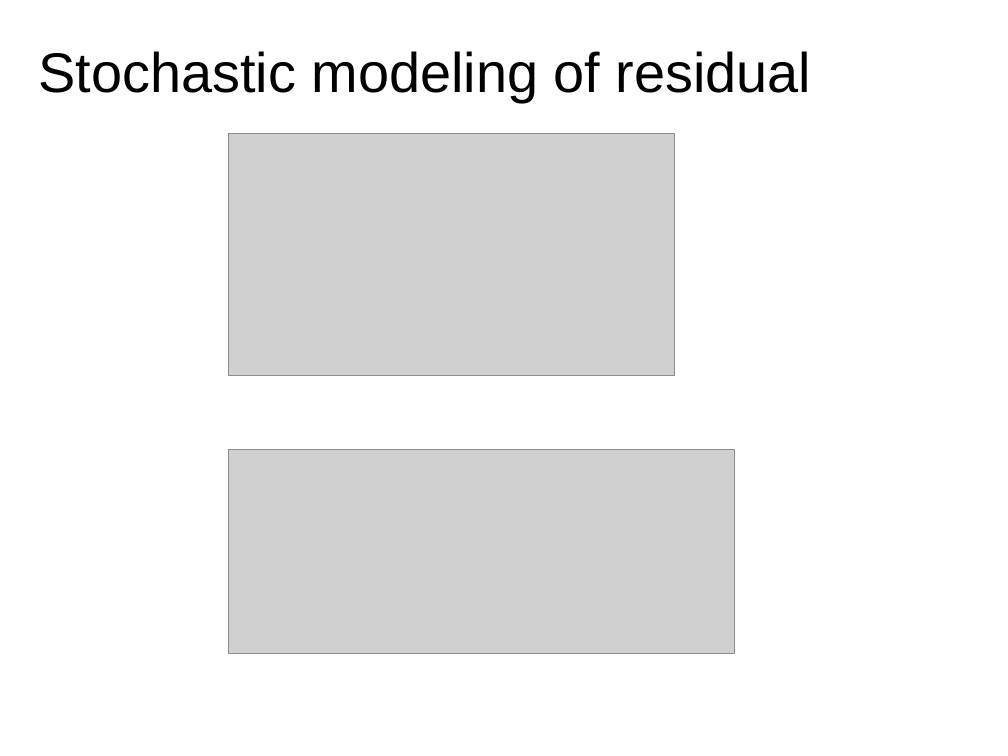
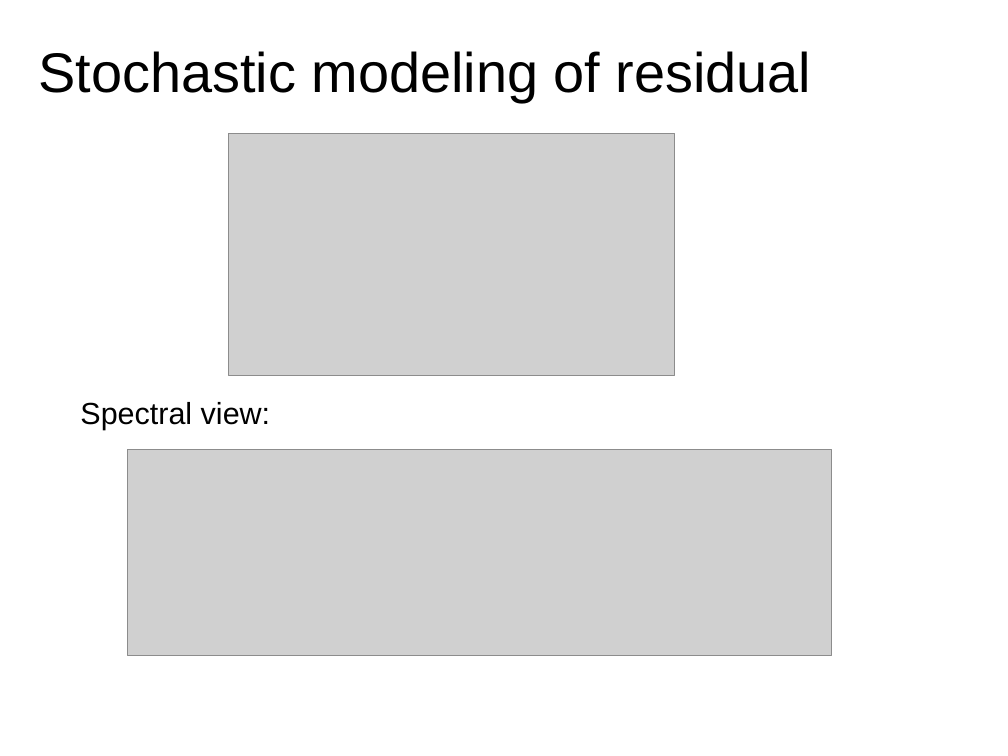
Before and after one commit to MTG/sms-tools, a slide deck: slide 12 of teaching-material/lectures/lect7-Sinusoidal-plus-Residual-model/7-Sinusoidal-plus-Residual-model.odp. Drawn at 1008x756 pixels with LibreOffice and Linux fonts; fonts in the diff are those of the drawing; grey boxes stand for pictures. Boxes give left, top, right and bottom in pixels: in the first picture for what was removed or moved away, otherwise in the second. Text is boxed around its words. In the diff, an @@ line names an element or a change of style, - is before the commit and + after.

```diff
--- a/teaching-material/lectures/lect7-Sinusoidal-plus-Residual-model/7-Sinusoidal-plus-Residual-model.odp
+++ b/teaching-material/lectures/lect7-Sinusoidal-plus-Residual-model/7-Sinusoidal-plus-Residual-model.odp
@@ text added at box(80, 402, 270, 430), 24 pt, text #000000 @@
+Spectral view:
@@ picture: place and size @@
-picture at box(229, 449, 735, 654)
+picture at box(128, 449, 832, 655)
```
Also in this commit, not shown: 5 other slides changed, 2 slides added, 2 slides removed, 4 other files.
